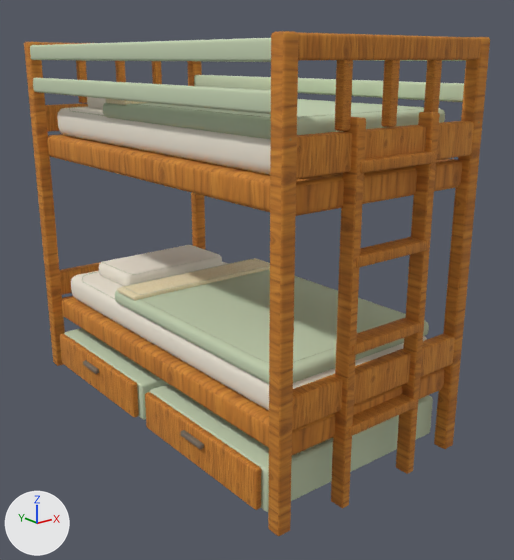
A saved change to the Blender file assets-source/blender/storage-bunk.blend.
Rendered twice from a 50 mm camera at (-2.07, -2.83, 1.78) aimed at (0.08, -0.15, 0.71). Every picture has the same lights, and +X, +Y and +Z are marked at lower left. The first picture is the older version.
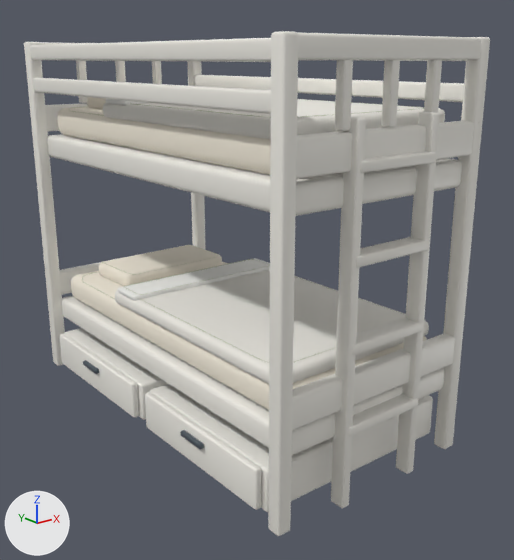
What changed in the scene script:
```text
Change mat_wood_honey_textured:
    remove mat_wood_honey_textured.texture = img_handpainted_honey_oak_png
    add mat_wood_honey_textured.base_color = (0.86, 0.84, 0.78)  # white #efece5
    mat_wood_honey_textured.roughness: 0.82 -> 0.47
Change mat_upholstery_textured:
    mat_upholstery_textured.base_color: (0.56, 0.65, 0.45) -> (0.86, 0.84, 0.78)  # pale green #c5d3b3 -> white #efece5
Change mat_linen_textured:
    remove mat_linen_textured.texture = img_handpainted_cream_linen_png
    add mat_linen_textured.base_color = (0.9, 0.9, 0.86)  # white #f3f3ef
    mat_linen_textured.roughness: 0.98 -> 0.94
Change mat_variant_surface:
    mat_variant_surface.base_color: (0.56, 0.65, 0.45) -> (0.86, 0.84, 0.78)  # pale green #c5d3b3 -> white #efece5
```

Pixel boxes (x1, y1, x2, y2) of what changed, in the pictures (514 x 560 px):
'folded_duvet', recoloured: (115, 269, 429, 384) in both
'continuous_bunk_post', surface changed (brown to white): (268, 31, 298, 536) in both
'solid_bed_frame.001', surface changed (brown to white): (47, 134, 462, 216) in both
'solid_bed_frame', surface changed: (61, 296, 445, 455) in both
'continuous_bunk_post.002', surface changed (brown to white): (434, 37, 490, 449) in both
'ladder_stile', surface changed (brown to white): (331, 117, 366, 508) in both
'under_bed_storage_box', recoloured: (149, 384, 433, 512) in both
'folded_duvet.001', recoloured (pale green to white): (103, 99, 445, 140) in both
'ladder_stile.001', surface changed (brown to white): (396, 112, 440, 474) in both
'head_and_foot_rail.002', surface changed (brown to white): (296, 121, 474, 179) in both
'head_and_foot_rail', surface changed (brown to white): (292, 333, 455, 430) in both
'upper_guard_rail', recoloured (pale green to white): (30, 38, 271, 62) in both
'framed_drawer_front', surface changed (brown to white): (145, 392, 261, 510) in both
'upper_guard_rail.001', recoloured (pale green to white): (33, 78, 271, 114) in both
'upper_end_guard', surface changed (brown to white): (298, 33, 481, 60) in both
'continuous_bunk_post.001', surface changed (brown to white): (24, 42, 65, 366) in both
'upper_guard_rail.003', recoloured (pale green to white): (194, 75, 464, 102) in both
'framed_drawer_front.001', surface changed (brown to white): (60, 334, 139, 417) in both
'blanket_turn_down', surface changed (beige to white): (117, 258, 270, 301) in both
'under_bed_storage_box.001', recoloured (pale green to white): (64, 328, 168, 420) in both
'ladder_step.001', surface changed (brown to white): (352, 317, 423, 355) in both
'ladder_step.002', surface changed (brown to white): (356, 237, 429, 268) in both
'ladder_step', surface changed (brown to white): (349, 394, 417, 437) in both
'end_guard_spindle', surface changed (brown to white): (335, 60, 353, 131) in both
'end_guard_spindle.001', surface changed (brown to white): (381, 60, 400, 127) in both
'ladder_step.003', surface changed (brown to white): (360, 151, 435, 173) in both
'continuous_bunk_post.003', surface changed (brown to white): (187, 61, 206, 250) in both
'end_guard_spindle.002', surface changed (brown to white): (424, 60, 442, 112) in both
'head_and_foot_rail.001', surface changed: (60, 245, 197, 295) in both
'head_and_foot_rail.003', surface changed (brown to white): (45, 103, 88, 132) in both
'end_guard_spindle.003', surface changed (brown to white): (76, 60, 87, 103) in both
'end_guard_spindle.005', surface changed (brown to white): (152, 61, 162, 84) in both
'end_guard_spindle.004', surface changed (brown to white): (115, 61, 126, 82) in both
'blanket_turn_down.001', surface changed: (106, 99, 146, 105) in both
'upper_guard_rail.002', recoloured: (364, 60, 466, 61) in both
'upper_end_guard.001', surface changed: (39, 42, 87, 45) in both
